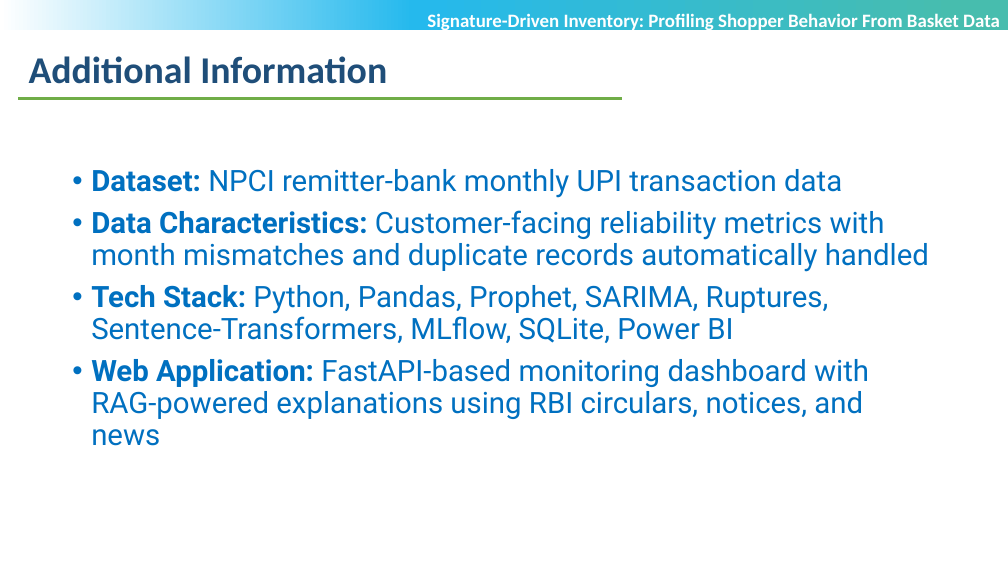
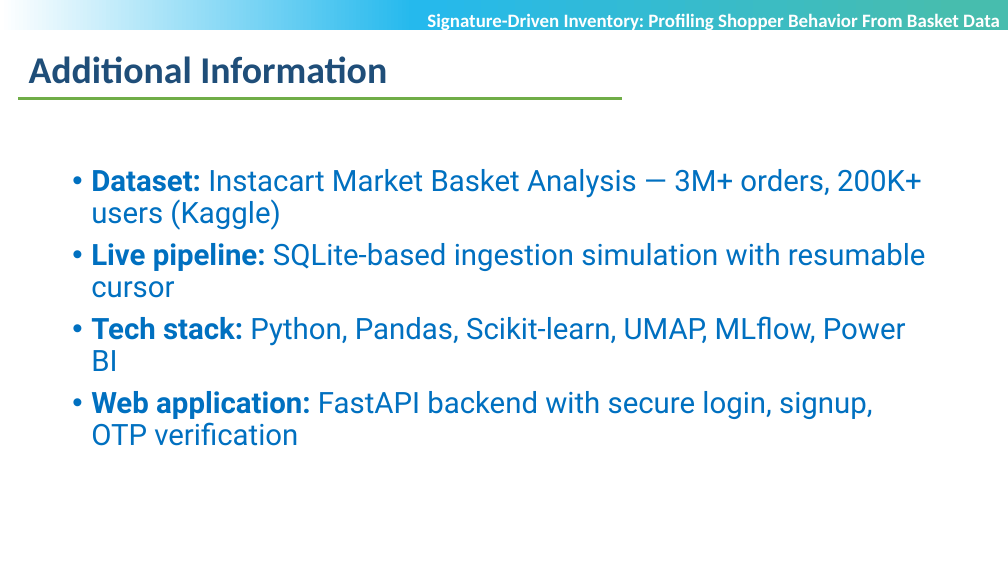
Before and after one commit to POOJITHA-02/lti-proj, a slide deck: slide 20 of 1ST REVIEW.pptx. Drawn at 1008x567 pixels with LibreOffice and Linux fonts; fonts in the diff are those of the drawing; background and template pictures are left out. Boxes give left, top, right and bottom in pixels: in the first picture for what was removed or moved away, otherwise in the second. Text is boxed around its words. In the diff, an @@ line names an element or a change of style, - is before the commit and + after.

```diff
--- a/1ST REVIEW.pptx
+++ b/1ST REVIEW.pptx
@@ text at (91, 169, 926, 446): text changed @@
-• Dataset: NPCI remitter-bank monthly UPI transaction data
-• Data Characteristics: Customer-facing reliability metrics with month mismatches and duplicate records automatically handled
-• Tech Stack: Python, Pandas, Prophet, SARIMA, Ruptures, Sentence-Transformers, MLflow, SQLite, Power BI
-• Web Application: FastAPI-based monitoring dashboard with RAG-powered explanations using RBI circulars, notices, and news
+• Dataset: Instacart Market Basket Analysis — 3M+ orders, 200K+ users (Kaggle)
+• Live pipeline: SQLite-based ingestion simulation with resumable cursor
+• Tech stack: Python, Pandas, Scikit-learn, UMAP, MLflow, Power BI
+• Web application: FastAPI backend with secure login, signup, OTP verification
```
Also in this commit, not shown: 11 other slides changed.
